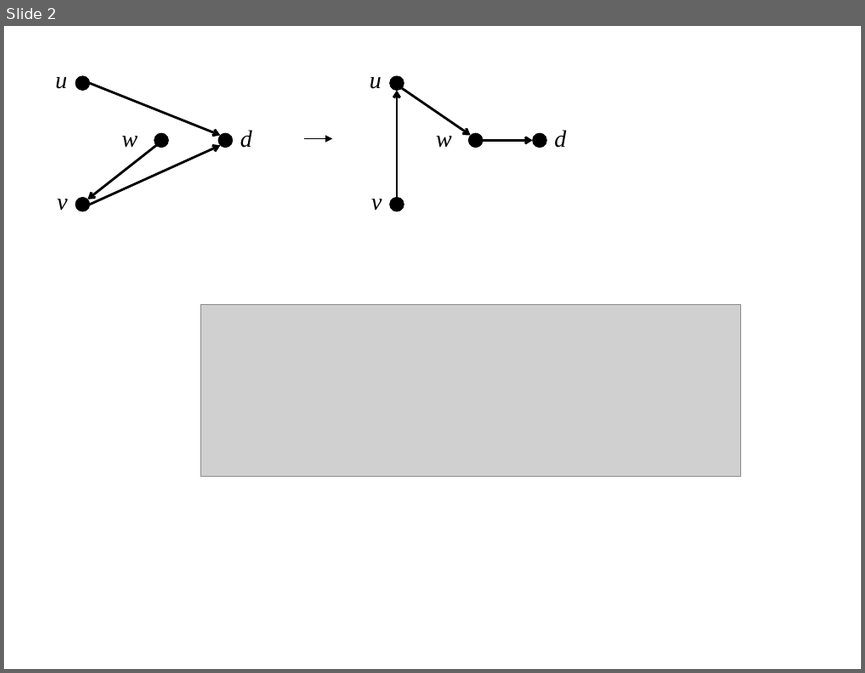
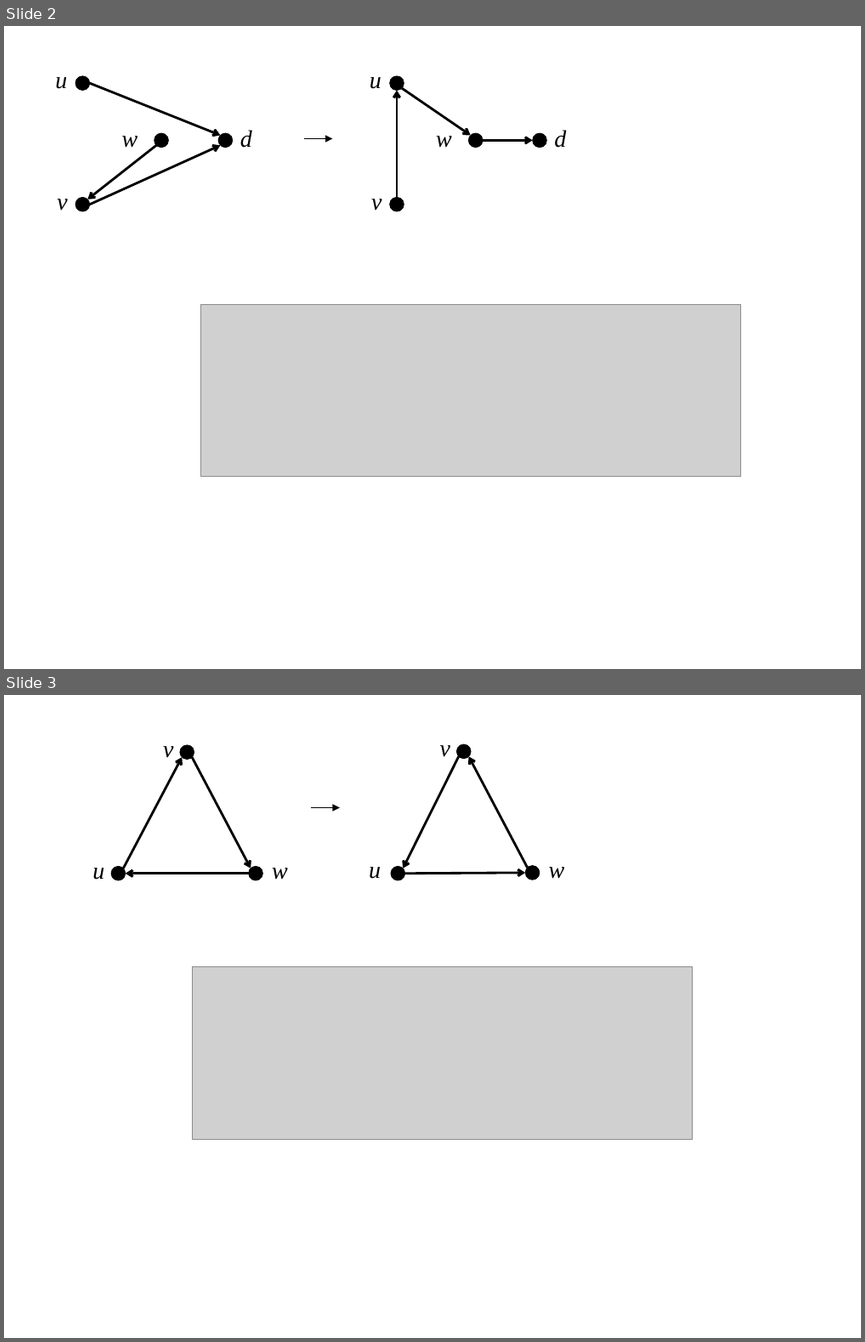
Before and after one commit to ratulm/consistency, a slide deck: figures/allfigures.pptx. Shown one above the other, each under a label of ours: slide 2 before the commit, slides 2 and 3 after it. The pictures are 865x673 and 865x1342 pixels, drawn with LibreOffice and Linux fonts; fonts in the diff are those of the drawing; grey boxes stand for pictures. Boxes give left, top, right and bottom in pixels: in the first picture for what was removed or moved away, otherwise in the second. Text is boxed around its words. In the diff, an @@ line names an element or a change of style, - is before the commit and + after.

```diff
--- a/figures/allfigures.pptx
+++ b/figures/allfigures.pptx
@@ slide 3 added at [4,695,861,1338], background #FFFFFF @@
@@ ellipse added at [180,744,194,760], fill #000000, outline #000000 0.5 pt @@
@@ text added at [440,745,450,757], 20 pt, text #000000, italic @@
+v
@@ ellipse added at [456,744,471,760], fill #000000, outline #000000 0.5 pt @@
@@ arrow added from (123, 868) to (182, 758), #000000 2 pt @@
@@ text added at [163,746,173,758], 20 pt, text #000000, italic @@
+v
@@ arrow added from (192, 758) to (250, 868), #000000 2 pt @@
@@ arrow added from (459, 757) to (404, 868), #000000 2 pt @@
@@ arrow added from (528, 868) to (468, 757), #000000 2 pt @@
@@ arrow added from (311, 807) to (340, 807), #000000 1 pt @@
@@ text added at [92,868,104,879], 20 pt, text #000000, italic @@
+u
@@ ellipse added at [111,867,126,881], fill #000000, outline #000000 0.5 pt @@
@@ ellipse added at [248,867,262,881], fill #000000, outline #000000 0.5 pt @@
@@ text added at [272,868,288,879], 20 pt, text #000000, italic @@
+w
@@ text added at [369,867,381,879], 20 pt, text #000000, italic @@
+u
@@ ellipse added at [391,867,405,881], fill #000000, outline #000000 0.5 pt @@
@@ arrow added from (405, 873) to (525, 873), #000000 2 pt @@
@@ ellipse added at [525,866,540,880], fill #000000, outline #000000 0.5 pt @@
@@ text added at [549,867,565,879], 20 pt, text #000000, italic @@
+w
@@ arrow added from (248, 873) to (126, 873), #000000 2 pt @@
@@ picture added at [192,967,691,1139] @@
```
Also in this commit, not shown: 1 other file.
